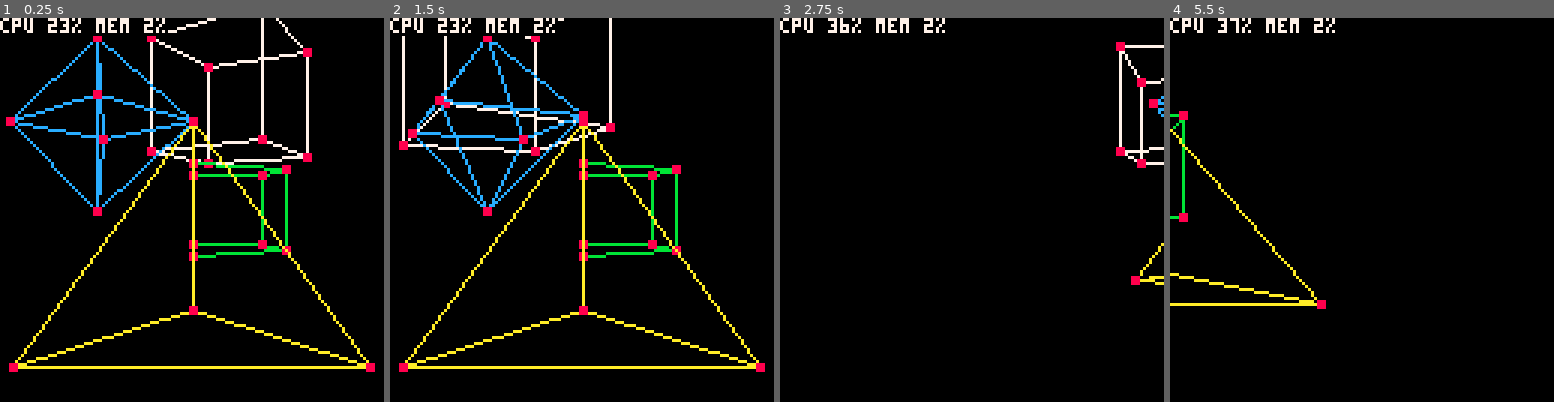
Above: before the commit, frames 1-4 (left to right).
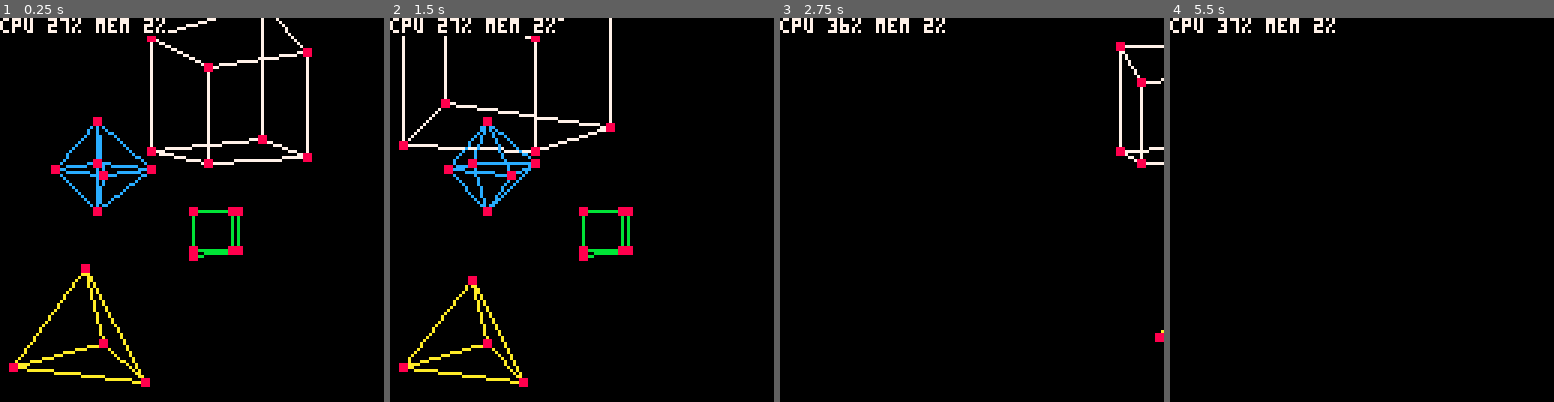
Above: after the commit, the same moments.

Repository: Cuttleshock/PICO-8-recipes
Game: PICO-8 cartridge 3d_no_oo.p8
Same seed, same stepped clock (60 frames per second), same inputs: the game is played once before the commit and once after it.
Inputs:
- Up to frame 1 (0.25 s): no input
- Up to frame 2 (1.5 s): tap X (X key) at 1.07 s
- Up to frame 3 (2.75 s): hold Left 1.97-2.37 s; tap X (X key) at 2.07, 2.4, 2.73 s; hold Down from 2.42 s (still down)
- Up to frame 4 (5.5 s): release Down at 2.82 s; hold Right 2.87-3.53 s; tap X (X key) every 0.33 s from 3.07 to 5.4 s; hold Up 3.58-4.08 s; hold Right 4.13-4.53 s; hold Down 4.58-5.08 s; hold Left from 5.13 s (still down)

The runs differ from the first frame. In frame 1, 7.7% of the frame differs, in the area x 1-98%, y 1-97%; in frame 2, 7.9%, in the area x 3-98%, y 1-97%; in frame 3, 0.4%; in frame 4, 1.3%.

Commit message:
Make tetrahedron grow and shrink. Realise that scale and displacement are being applied the wrong way round and swap them.

Diff:
--- a/3d_no_oo.p8
+++ b/3d_no_oo.p8
@@ -128,9 +128,9 @@
 function calc_vec(v, m, fresh)
 	if not fresh then
 		v[m] = {
-			((v[1]*cos(m.phi)+v[2]*sin(m.phi))+m.disp[1])*m.scale,
-			((v[2]*cos(m.phi)-v[1]*sin(m.phi))+m.disp[2])*m.scale,
-			(v[3]+m.disp[3])*m.scale,
+			(v[1]*cos(m.phi)+v[2]*sin(m.phi))*m.scale+m.disp[1],
+			(v[2]*cos(m.phi)-v[1]*sin(m.phi))*m.scale+m.disp[2],
+			(v[3]*m.scale)+m.disp[3],
 		}
 	end
 	return v[m]
@@ -286,6 +286,9 @@
 	models[3].phi-=0.03
 	models[3].fresh=false
 
+	models[4].scale=0.3+0.15*sin(frame*0x1000)
+	models[4].fresh=false
+
 	-- control pov
 	fresh=true
 	if btn(⬆️) then
